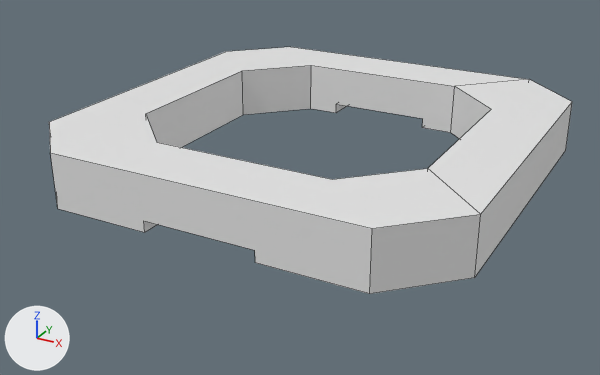
Renders of the Blender file domino-modul.blend from each side of a commit.
Both versions are drawn from a 50 mm lens placed at (33.2, -64.1, 2.5), pointed at (-0.8, -2.2, -28.5). Every picture has the same lights, and +X, +Y and +Z are marked at lower left. The first picture is the older version. Mesh edges are drawn as thin lines. The same objects are shown in both versions, whatever each file hides.

Objects in the first picture: 'base-cube'.
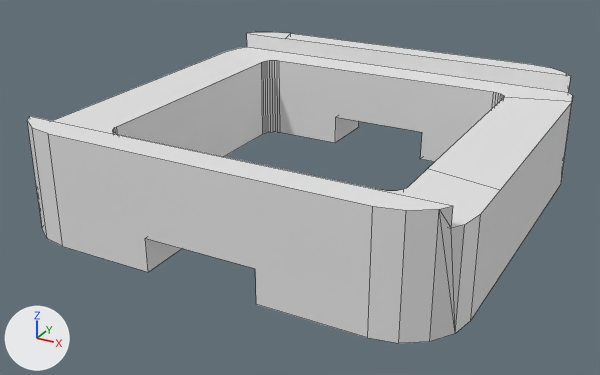
ob_base_clip_cutout is not drawn itself; it is used by a modifier of ob_base_cube.
ob_base_hole is not drawn itself; it is used by a modifier of ob_base_cube.

Patch to the scene script:
```diff
--- a/domino-modul.blend.py
+++ b/domino-modul.blend.py
@@ me_cube @@
-me_cube.from_pydata(...)  # 8 vertices, 6 faces; spans x -19.5..19.5, y -19.5..19.5, z -1.5..3.4
+me_cube.from_pydata(...)  # 8 vertices, 6 faces; spans x -19.5..19.5, y -19.5..19.5, z -5.0..5.0
+# me_cube part 1: the whole mesh is scaled about its middle by (1, 1, 2.04), then moved by (0.0, 0.0, -1.0)
@@ me_cube_003 @@
 # used by ob_base_hole; location = (0.0, 0.0, -25.0); scale = (27.0, 27.0, 20.0)
 # verts and faces of me_cube_003; kept vertices keep their numbers, new ones are numbered from 16
-me_cube_003.from_pydata(...)  # 16 vertices, 10 faces; spans x -0.5..0.5, y -0.5..0.5, z -0.5..0.5
+me_cube_003.from_pydata(...)  # 8 vertices, 6 faces; spans x -13.5..13.5, y -13.5..13.5, z -10.0..10.0
+# me_cube_003 part 2
+delete_vertices([*range(0, 16)])  # with the faces that use them
+verts[16] = (-13.5, -13.5, -10.0)
+verts[17] = (-13.5, -13.5, 10.0)
+verts[18] = (-13.5, 13.5, -10.0)
+verts[19] = (-13.5, 13.5, 10.0)
+for new, old in zip([*range(20, 24)], [*range(16, 20)]): verts[new] = verts[old] + (27.0, 0.0, 0.0)
+faces += [(16, 17, 19, 18), (18, 19, 23, 22), (20, 22, 23, 21), (16, 20, 21, 17), (16, 18, 22, 20), (17, 21, 23, 19)]
@@ ob_base_cube @@
 _m = ob_base_cube.modifiers.new('Bevel', 'BEVEL')
 _m.width_pct = 5.5
+_m.segments = 4
 _m.limit_method = 'WEIGHT'
@@ ob_base_cube @@
 _m = ob_base_cube.modifiers.new('Boolean.002', 'BOOLEAN')
 _m.object = ob_base_hole
+_m = ob_base_cube.modifiers.new('Boolean.004', 'BOOLEAN')
+_m.object = ob_base_up_cutout
 _m = ob_base_cube.modifiers.new('Boolean', 'BOOLEAN')
 _m.operation = 'UNION'
+_m.operand_type = 'COLLECTION'
+_m = ob_base_cube.modifiers.new('Boolean.006', 'BOOLEAN')
 _m.operand_type = 'COLLECTION'
@@ ob_base_hole @@
 ob_base_hole.location = (0.0, 0.0, -25.0)
-ob_base_hole.scale = (27.0, 27.0, 20.0)
 ob_base_hole.hide_set(True)
@@ ob_base_clip_cutout @@
 ob_base_clip_cutout = bpy.data.objects.new('base-clip-cutout', me_cube_005)
-ob_base_clip_cutout.location = (0.0, 0.0, -30.5)
+ob_base_clip_cutout.location = (0.0, 0.0, -32.0)
 ob_base_clip_cutout.rotation_euler = (0.0, 0.0, -1.571)  # degrees (0, 0, -90)
@@ ob_base_up_cutout @@
+ob_base_up_cutout = bpy.data.objects.new('base-up-cutout', me_cube_032)  # a box spanning x -0.5..0.5, y -0.42..0.42, z -0.6..1.0
+ob_base_up_cutout.location = (0.0, 0.0, -21.0)
+ob_base_up_cutout.scale = (40.0, 40.0, 1.0)
```

Pixel boxes [x1, y1, x2, y2] of what changed, in the pictures (600 x 375 px; the box of a moved part takes in the faces that stretch with it):
'base-cube', mesh rescaled, reshaped, modifiers changed (26% taller): before [49, 47, 572, 294]; after [27, 32, 573, 343]
part 1 of me_cube, moved or reshaped: before [49, 47, 572, 294]; after [27, 32, 572, 343]
part 2 of me_cube_003, reshaped: before [146, 65, 491, 147]; after [113, 60, 504, 162]
